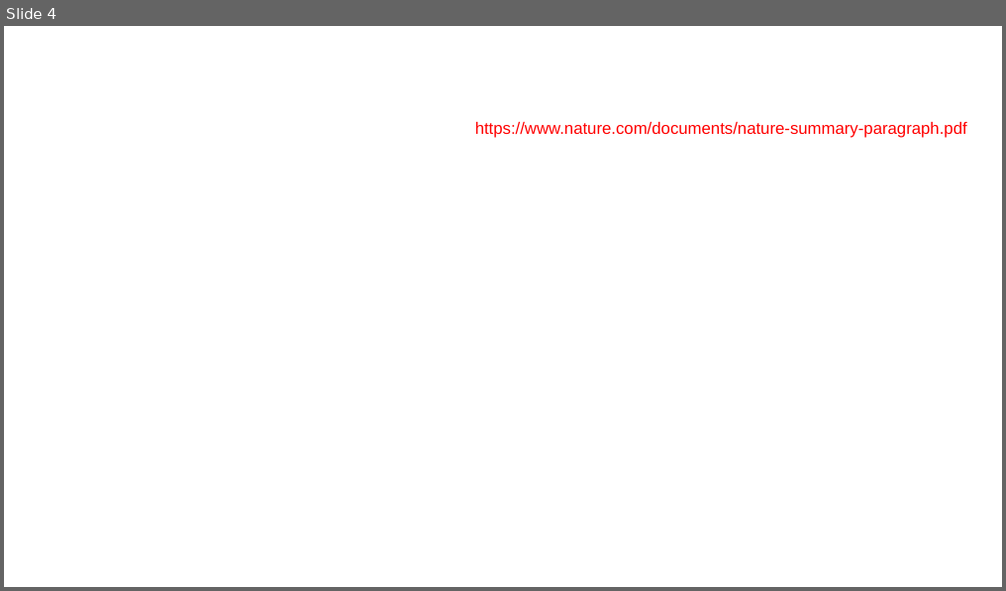
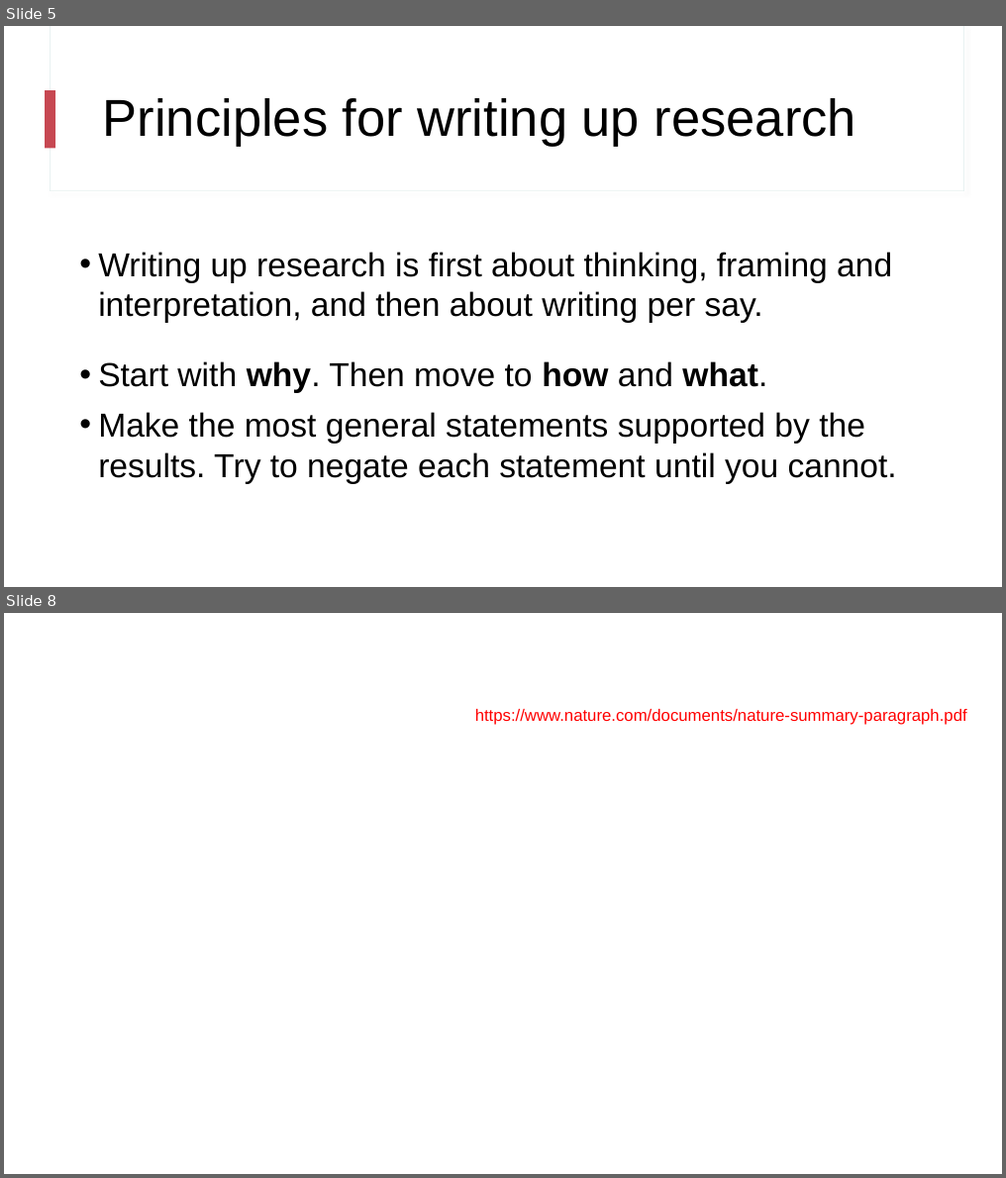
Before and after one commit to nslavov/SlavovLab, a slide deck: teaching/NS_2.pptx. Shown one above the other, each under a label of ours: slide 4 before the commit, slides 5 and 8 after it; the slides between them are not shown. The pictures are 1006x591 and 1006x1178 pixels, drawn with LibreOffice and Linux fonts; fonts in the diff are those of the drawing; background and template pictures are left out. Boxes give left, top, right and bottom in pixels: in the first picture for what was removed or moved away, otherwise in the second. Text is boxed around its words. In the diff, an @@ line names an element or a change of style, - is before the commit and + after.

```diff
--- a/teaching/NS_2.pptx
+++ b/teaching/NS_2.pptx
@@ slide 5 added at (4,26,1002,587), background #FFFFFF @@
@@ rectangle added at (50,26,963,191), fill #FFFFFF, outline #E5F0EF 0.75 pt @@
@@ rectangle added at (51,26,963,190), fill #FFFFFF @@
@@ rectangle added at (46,90,55,148), fill #C74852 @@
@@ title added at (103,98,856,147), 50 pt, text #000000 @@
+Principles for writing up research
@@ text added at (98,252,897,484), 32 pt, text #000000 @@
+• Writing up research is first about thinking, framing and interpretation, and then about writing per say.
+• Start with why. Then move to how and what.
+• Make the most general statements supported by the results. Try to negate each statement until you cannot.
@@ what was slide 4 is now slide 8 @@
```
Also in this commit, not shown: 1 slide changed, 8 other slides added, 1 slide removed.
